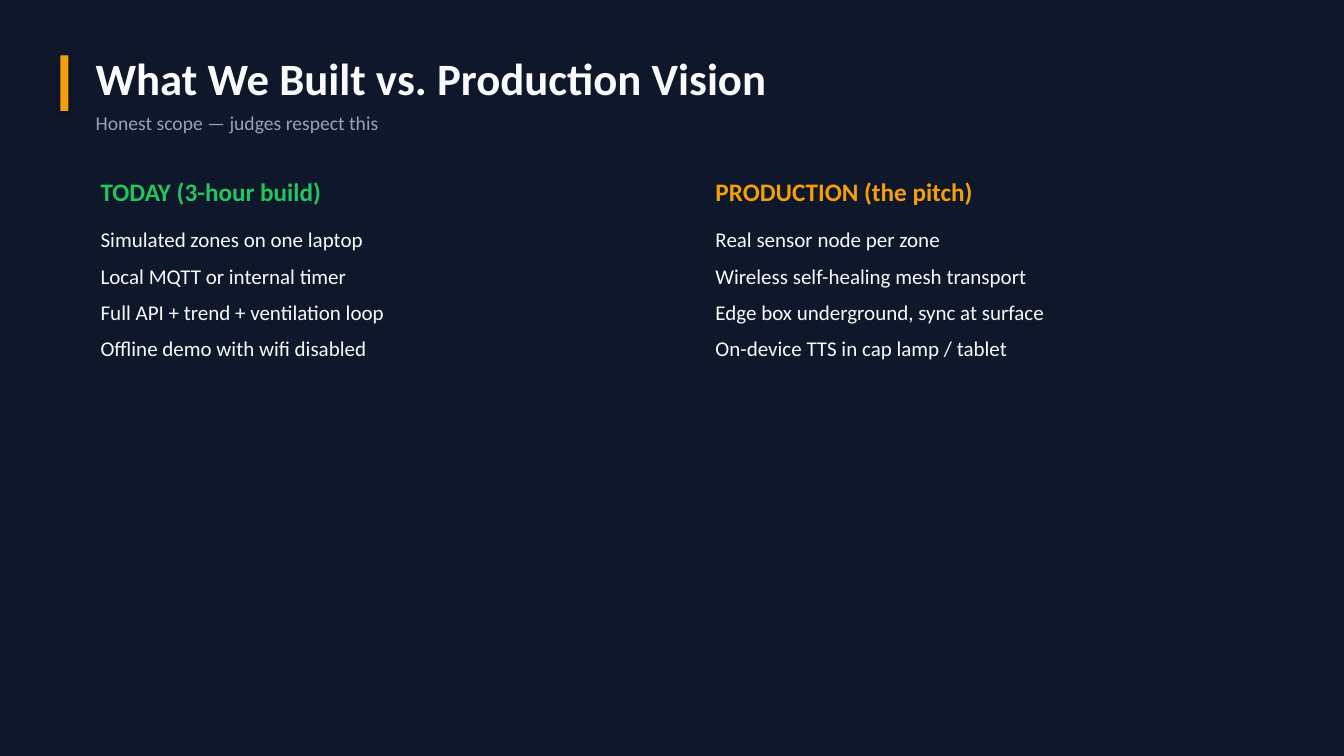
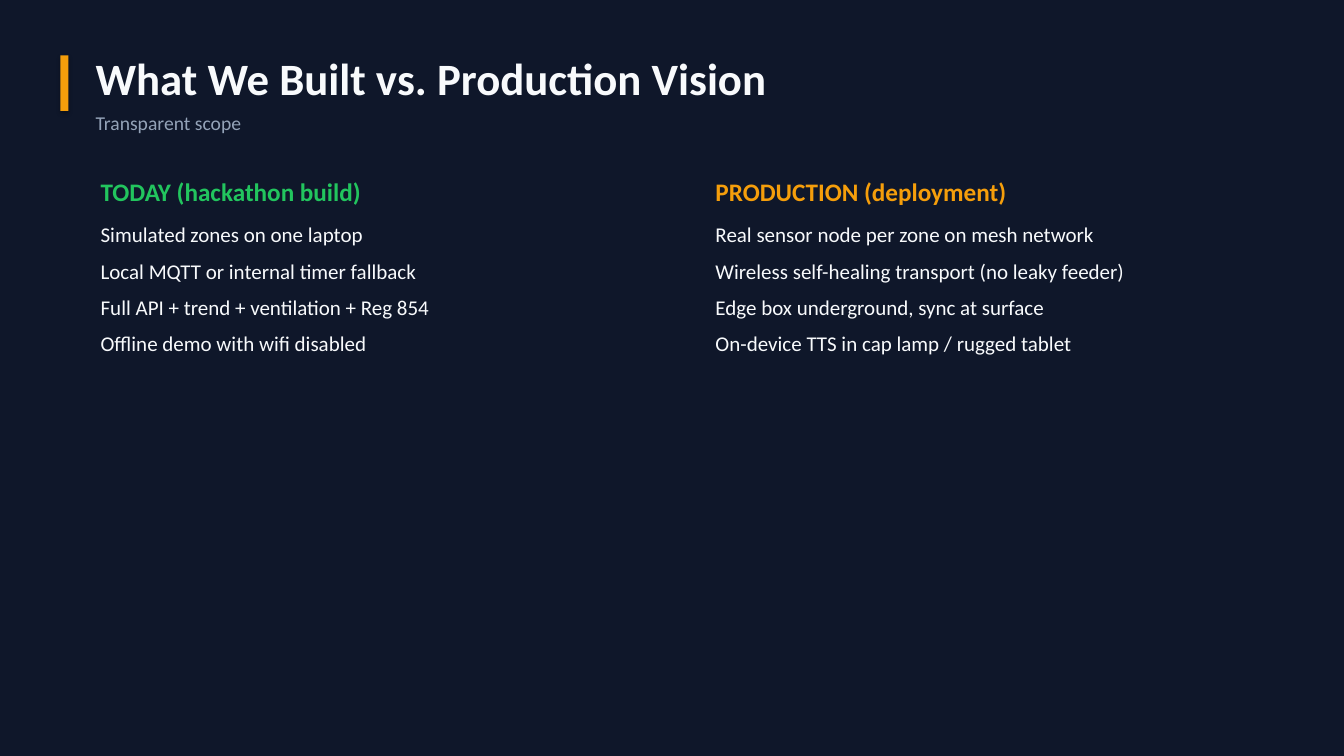
Before and after one commit to RavalDH/Cursor_Hack, a slide deck: slide 12 of presentation/MineGuard_Edge_Hackathon.pptx (slide 11 before the commit). Drawn at 1344x756 pixels with LibreOffice and Linux fonts; fonts in the diff are those of the drawing. Boxes give left, top, right and bottom in pixels: in the first picture for what was removed or moved away, otherwise in the second. Text is boxed around its words. In the diff, an @@ line names an element or a change of style, - is before the commit and + after.

```diff
--- a/presentation/MineGuard_Edge_Hackathon.pptx
+++ b/presentation/MineGuard_Edge_Hackathon.pptx
@@ text at [96, 117, 241, 133]: text changed @@
-Honest scope — judges respect this
+Transparent scope
@@ text at [101, 182, 361, 205]: text changed @@
-TODAY (3-hour build)
+TODAY (hackathon build)
@@ text at [715, 182, 1006, 205]: text changed @@
-PRODUCTION (the pitch)
+PRODUCTION (deployment)
@@ text at [715, 227, 1124, 283]: text changed @@
-Real sensor node per zone
-Wireless self-healing mesh transport
+Real sensor node per zone on mesh network
+Wireless self-healing transport (no leaky feeder)
@@ text at [101, 264, 429, 319]: text changed @@
-Local MQTT or internal timer
-Full API + trend + ventilation loop
+Local MQTT or internal timer fallback
+Full API + trend + ventilation + Reg 854
@@ text at [715, 336, 1071, 355]: text changed @@
-On-device TTS in cap lamp / tablet
+On-device TTS in cap lamp / rugged tablet
```
Also in this commit, not shown: 5 other slides changed, 7 slides added, 8 slides removed, 1 other file.
